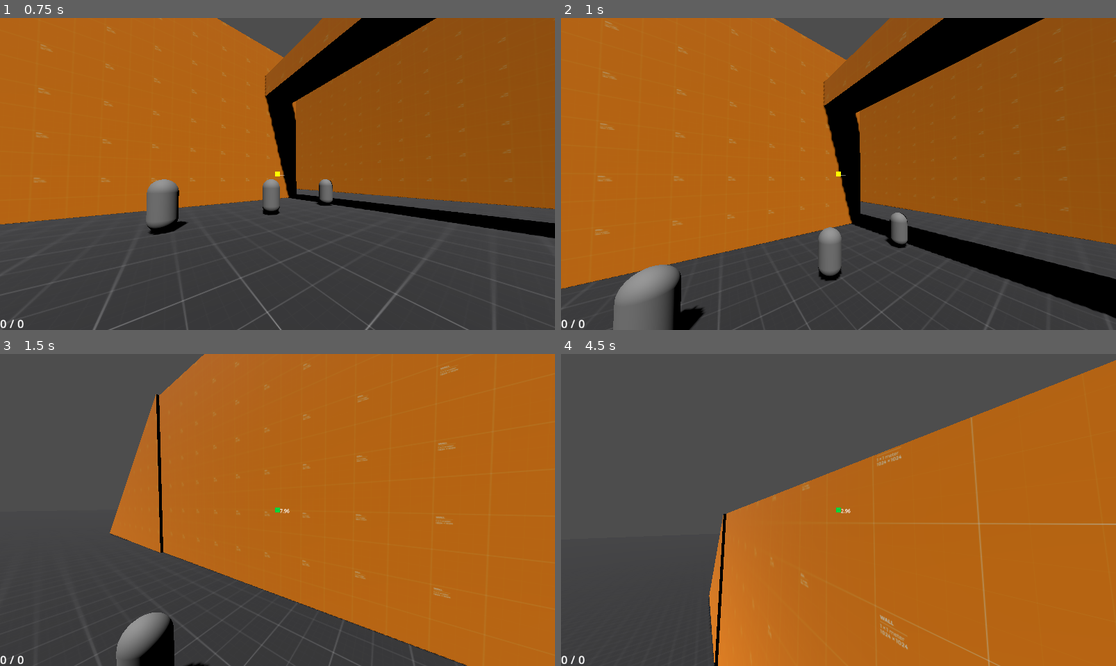
Above: before the commit, frames 1-4 (two rows, left to right).
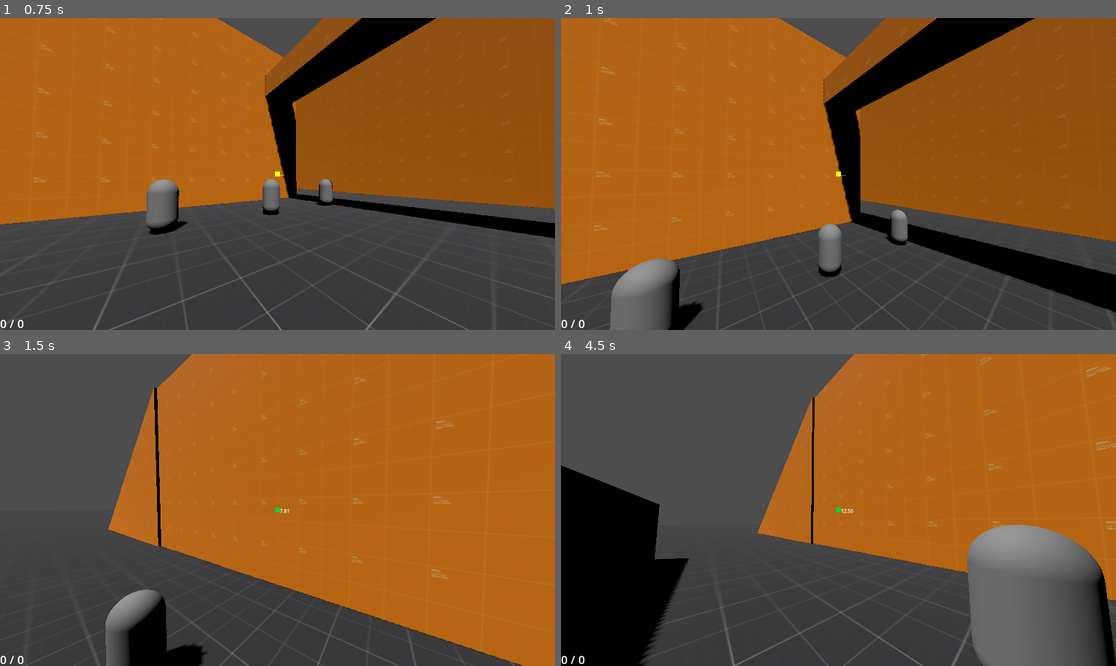
Above: after the commit, the same moments.

Repository: EdmundWohlmuth/Sch-Movement---GODOT
Game: Godot game, scene res://Scenes/Levels/test_level.tscn
Two runs of this game, one before a commit and one after it. Both use one fixed random seed, a clock stepped at 60 frames per second and the inputs below.
Inputs (mouse positions are in pixels of both pictures, inside the frame that each line leads up to):
- Up to frame 1 (0.75 s): tap Enter (ui_accept) at 0.5 s; move the mouse to (305, 174) at 0.52 s; hold W (move_forward) from 0.53 s (still down); hold Right mouse button (grapple) from 0.53 s (still down)
- Up to frame 2 (1 s): keep holding W (move_forward); keep holding Right mouse button (grapple); tap Space (jump) at 0.77 s; click (866, 174) at 0.8 s
- Up to frame 3 (1.5 s): keep holding W (move_forward); tap Space (jump) at 1.07 s; move the mouse to (249, 510) at 1.27 s; release Right mouse button (grapple) at 1.28 s; click (249, 510) at 1.35 s
- Up to frame 4 (4.5 s): keep holding W (move_forward); tap Space (jump) at 1.52, 1.82, 2.3, 2.85, 3.02, 3.32, 3.77, 4.07 s; tap Ctrl (slide) at 1.55 s; move the mouse to (849, 503) at 2.02 s; hold Ctrl (slide) 2.03-2.78 s; move the mouse to (832, 516) at 2.77 s; right-click (832, 516) at 3.05 s; move the mouse to (877, 513) at 3.52 s; hold Right mouse button (grapple) 3.53-4.28 s; click (877, 513) at 3.8 s; move the mouse to (794, 506) at 4.27 s; click (794, 506) at 4.35 s

Frame 1 is identical in both runs. In frame 2, 4.4% of the frame differs, in the area x 0-100%, y 0-100%; in frame 3, 6.4%; in frame 4, 52%.

Commit message:
Cleaned up _physics_process

Diff:
--- a/Scripts/PlayerChar/player_char.gd
+++ b/Scripts/PlayerChar/player_char.gd
@@ -24,7 +24,7 @@
 
 var grapple_distance:float = 20.0
 var grapple_cooldown_time:float = 0.5
-var grapple_speed:float = 150.0
+var grapple_speed:float = 80.0
 var can_grapple:bool = true
 var grapple_vector:Vector3 = Vector3.ZERO
 var grapple_point:Vector3 = Vector3.ZERO
@@ -81,10 +81,16 @@
 
 # Handles the mouse looking
 func _input(event):
-  if event is InputEventMouseMotion:
+  if event is InputEventMouseMotion || event is InputEventJoypadMotion:
     head.rotate_y(-event.relative.x * look_speed)
     camera.rotate_x(-event.relative.y * look_speed)
     camera.rotation.x = clamp(camera.rotation.x, deg_to_rad(-80), deg_to_rad(85))
+
+  if event is InputEventKey || event is InputEventJoypadButton:
+    if event.is_action_pressed("slide"): crouch_slide()
+    if event.is_action_released("slide"): end_slide()
+    if event.is_action_pressed("jump"): handle_jump()
+    if event.is_action_pressed("shoot"): handle_attack()
 
 
 func _physics_process(delta):
@@ -93,9 +99,6 @@
   align_to_floor()
   movement(delta)
   special_traverse.start_special_move(delta)
-  handle_jump() # move to _input
-  slide() # move to _input
-  handle_attack() # move to _input
 
   move_and_slide()
 
@@ -119,15 +122,13 @@
 
     if wallrun_shape_cast.is_colliding() && !is_on_floor(): press_to_wall(delta) ## ADD SLIDING DOWN WALL WHEN NOT MOVING
 
-    if !on_wall:
-      crouch_slide()
-
     handle_movement(delta)
   elif !is_on_floor() || !on_wall:
     handle_air_strafe(delta)
     apply_gravity(delta) # Add the gravity.
 
-func slide():
+# Checks to see if Sliding has ended
+func end_slide():
   if Input.is_action_just_released("slide"):
     ground_deccel = norm_deccel
     crouch_char(false)
@@ -178,6 +179,8 @@
 
 # Manage player input by checking the current input and setting the direction for later use
 func manage_input():
+  var floor_normal = grounding_ray.get_collision_normal()
+
   var input_dir = Input.get_vector("move_left", "move_right", "move_forward", "move_back")
   #if !on_wall:
   direction = (head.transform.basis * Vector3(input_dir.x, 0, input_dir.y)).normalized()
@@ -217,7 +220,7 @@
 
 # reduces the size of the player and grants a small speed boost with high friction
 func crouch_slide():
-  if Input.is_action_just_pressed("slide") && !is_sliding:
+  if Input.is_action_pressed("slide") && !is_sliding:
     is_sliding = true
     fall_acceleration = slide_fall_accel
     crouch_char()
@@ -225,6 +228,7 @@
     max(self.velocity.length(), ground_deccel)
 
   elif Input.is_action_just_released("slide"):
+    is_sliding = false
     ground_deccel = norm_deccel
     fall_acceleration = base_fall_accel
     crouch_char(false)
@@ -239,9 +243,13 @@
   if on_wall: camera.rotation += Vector3((wallrun_tilt_angle * -wall_normal.x), 0, (wallrun_tilt_angle * -wall_normal.z))
   else: camera.rotation = Vector3.ZERO
 
-func crouch_char(is_crouched:bool = true):
-  if is_crouched: scale.y = 0.5
-  else: scale.y = 1
+# Should visually drop player to crouch / slide height (NOT WORKING)
+func crouch_char(crouched:bool = true):
+  if crouched:
+    scale.y = 0.5
+  else:
+    scale.y = 1
+  print(str(scale.y))
 
 # Change velocity based on weapon knockback
 func weapon_knockback():
